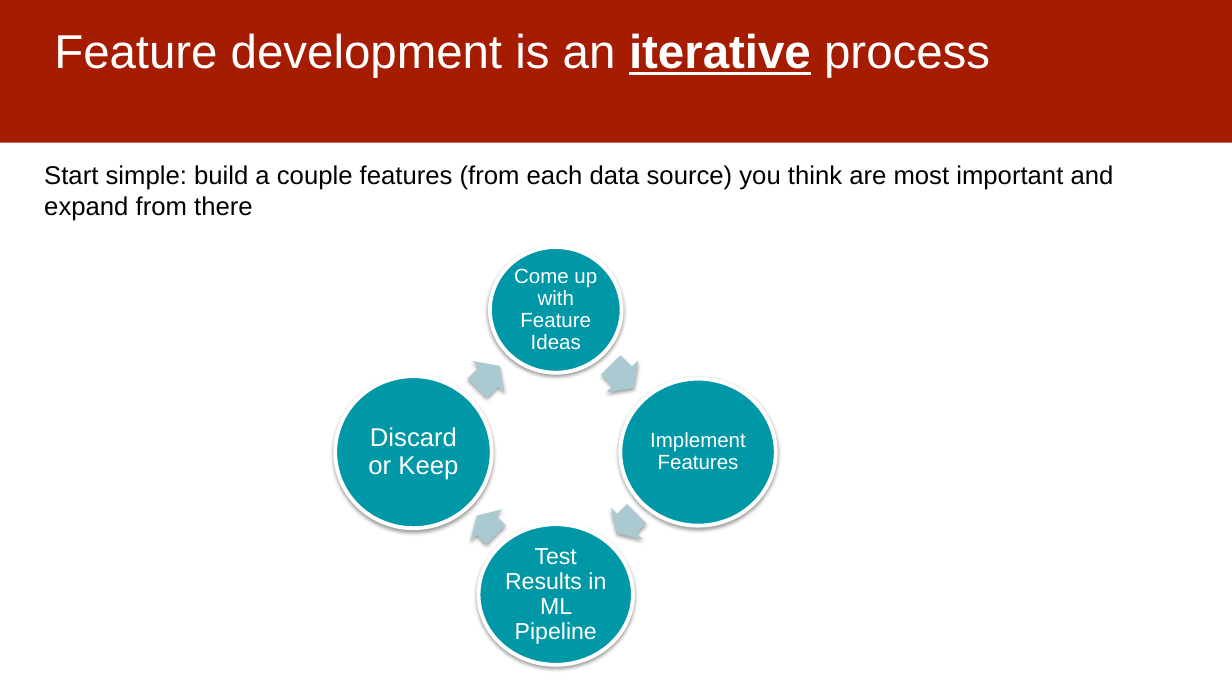
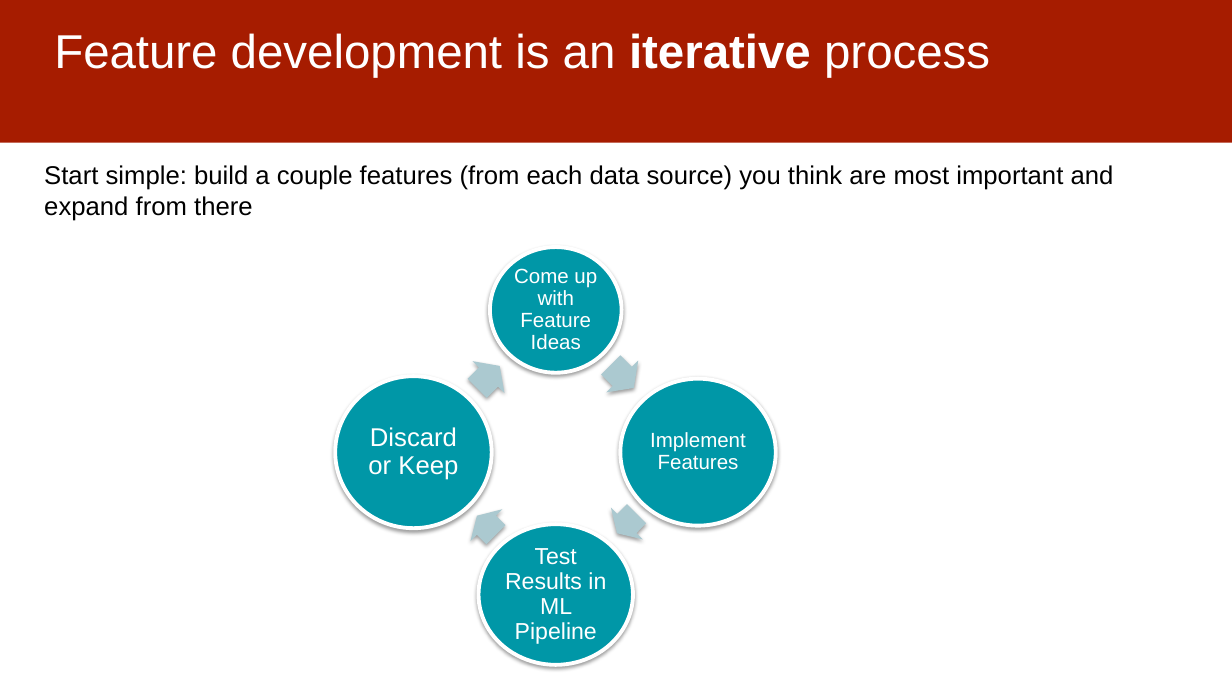
Before and after one commit to dssg/mlforpublicpolicylab, a slide deck: slide 5 of 05 - Features/features-and-imputation.pptx. Drawn at 1232x693 pixels with LibreOffice and Linux fonts; fonts in the diff are those of the drawing. Boxes give left, top, right and bottom in pixels: in the first picture for what was removed or moved away, otherwise in the second. Text is boxed around its words. In the diff, an @@ line names an element or a change of style, - is before the commit and + after.

Commit message:
updated features

```diff
--- a/05 - Features/features-and-imputation.pptx
+++ b/05 - Features/features-and-imputation.pptx
@@ title "Feature development is an iterative ..." at box(54, 33, 990, 78): underline off in "iterative" @@
```
Also in this commit, not shown: 4 other slides changed, 1 slide added.
